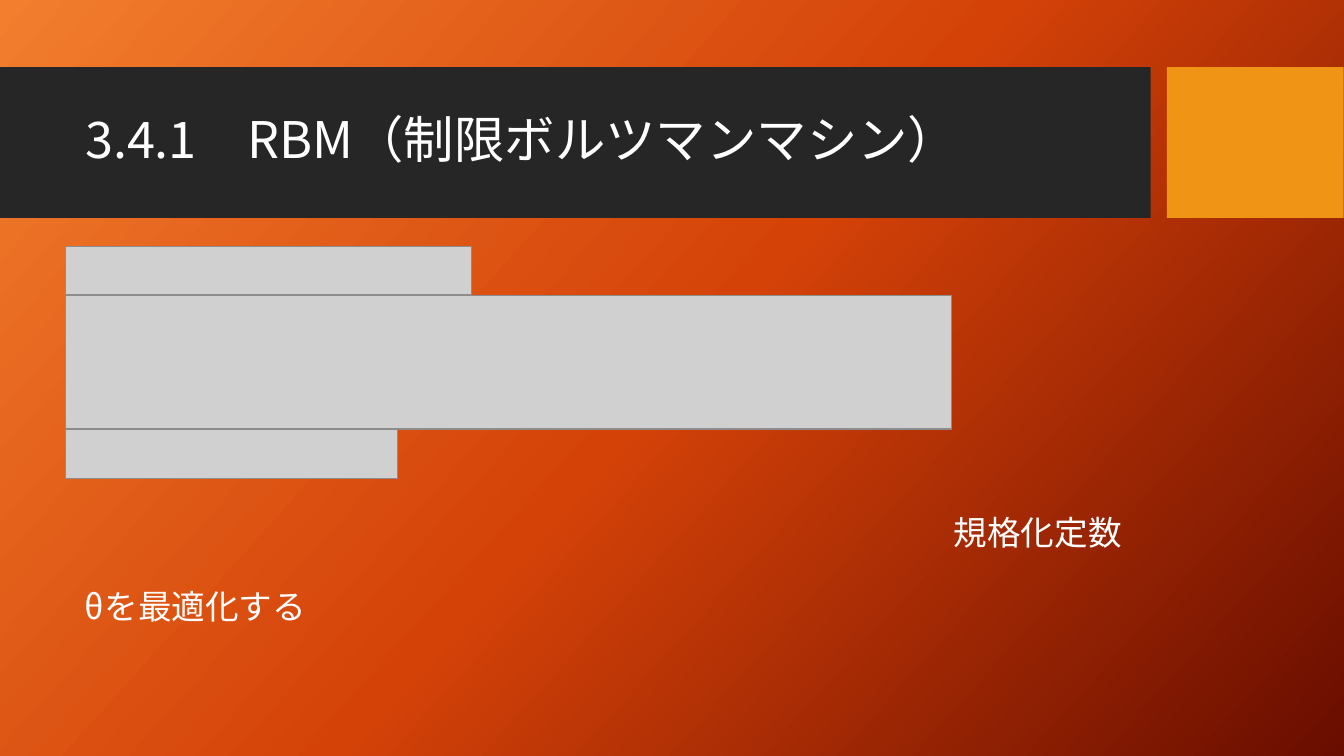
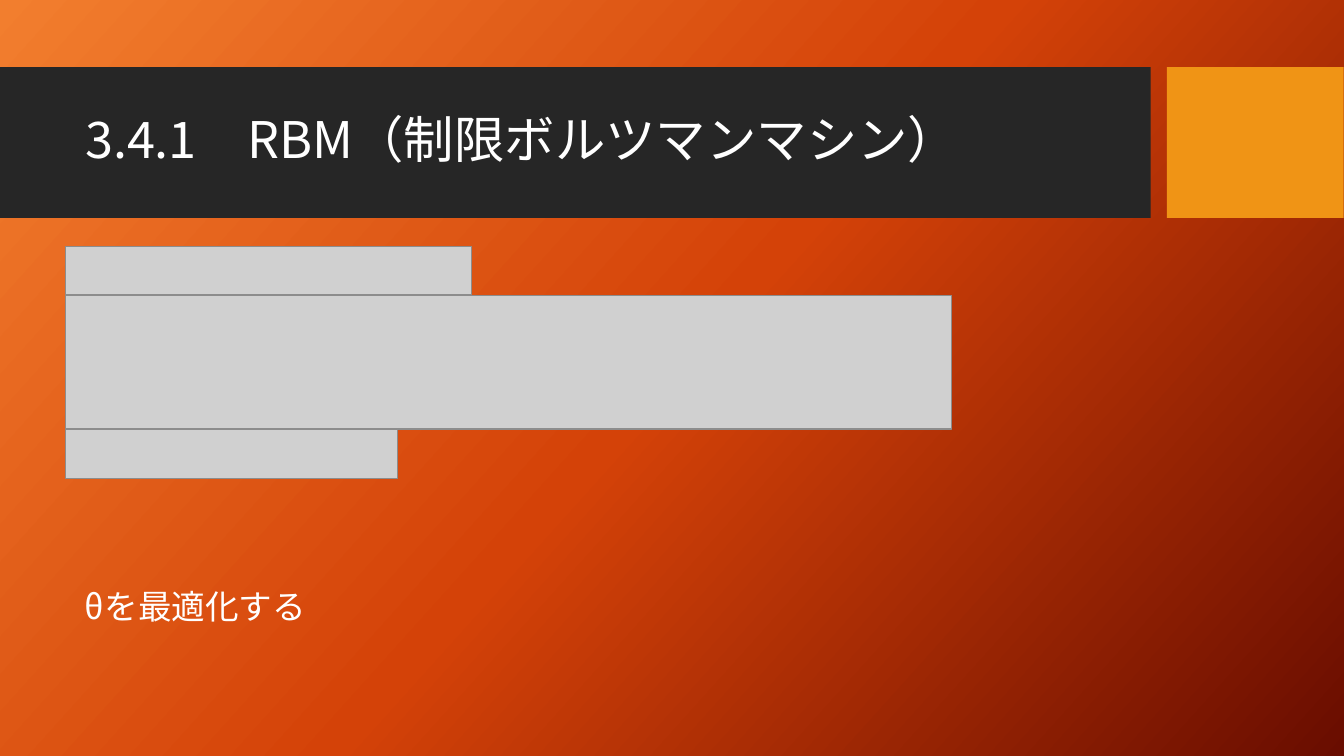
Before and after one commit to seigenji/deep_learning, a slide deck: slide 4 of deep_learning3.4.pptx. Drawn at 1344x756 pixels with LibreOffice and Linux fonts; fonts in the diff are those of the drawing; grey boxes stand for pictures; background and template pictures are left out. Boxes give left, top, right and bottom in pixels: in the first picture for what was removed or moved away, otherwise in the second. Text is boxed around its words. In the diff, an @@ line names an element or a change of style, - is before the commit and + after.

```diff
--- a/deep_learning3.4.pptx
+++ b/deep_learning3.4.pptx
@@ text removed at bbox=[954, 516, 1122, 548] @@
-規格化定数
```
Also in this commit, not shown: 2 other slides changed, 8 slides added.
